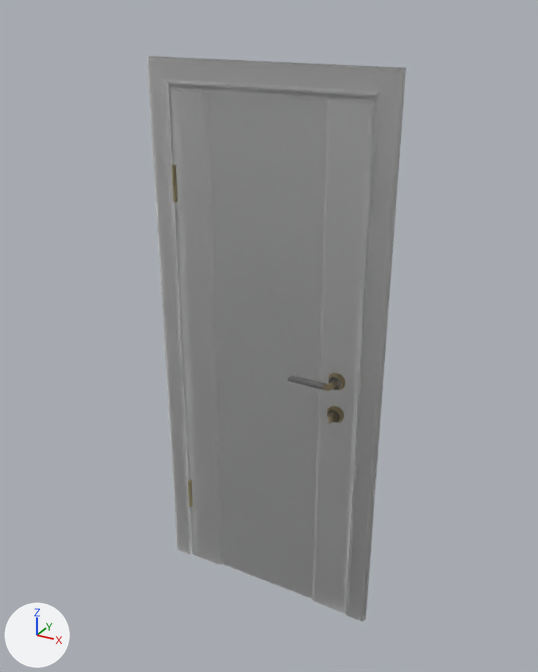
The glTF model public/models/door.glb: old version first, new version second.
Rendered twice from a camera (50 mm lens) standing at (33.1, -58.5, 61.0) and looking at (0.1, 1.5, 31.1). Arrows for +X, +Y and +Z are at lower left; the lights stay in place. Vertices at the same position are counted once.

Script lines for the objects in view, before the commit:
```python
mat_white = principled_material('White')
mat_white.base_color = (0.742, 0.742, 0.742)  # light grey #e0e0e0
mat_white.roughness = 0.778
mat_white.transmission_weight = 1.0
me_door_interior_storm_3_n250323 = bpy.data.meshes.new('Door Interior Storm-3 N250323')
me_door_interior_storm_3_n250323.from_pydata(...)  # 4703 vertices, 9216 faces; spans x -12.5..12.5, y -1.8..1.8, z 0.0..57.0
# faces by material slot: [678, 46, 1288, 5140, 2064]
me_door_interior_storm_3_n250323.materials.append(mat_wood)  # white #e6e6e6
me_door_interior_storm_3_n250323.materials.append(mat_white)  # light grey #e0e0e0
me_door_interior_storm_3_n250323.materials.append(mat_metal)  # grey #8e8e8e
me_door_interior_storm_3_n250323.materials.append(mat_steel)  # beige #c1b288
me_door_interior_storm_3_n250323.materials.append(mat_chrome)  # light grey #e3e3e3
ob_door_interior_storm_3_n250323 = bpy.data.objects.new('Door Interior Storm-3 N250323', me_door_interior_storm_3_n250323)
ob_door_interior_storm_3_n250323.location = (0.0, 0.0, 0.0)
```
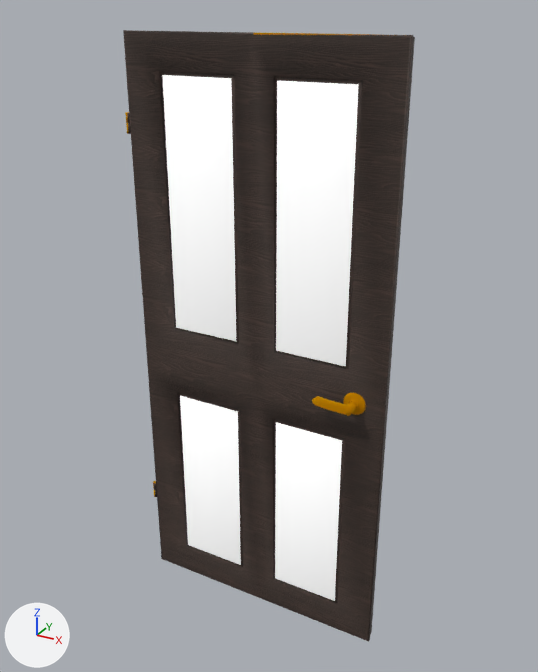
What differs and where, as boxes (x1, y1, x2, y2) in the pictures (538 x 672 px):
'Door Interior Storm-3 N250323', surface changed, reshaped, moved, turned, rescaled: before (147, 56, 406, 621); after (123, 30, 415, 642)
part 1 of me_door_interior_storm_3_n250323, deleted: before (147, 56, 406, 621)
part 2 of me_door_interior_storm_3_n250323, built on: before (168, 83, 376, 613); after (123, 30, 415, 642)

Patch to the scene script:
```diff
--- a/public/models/door.glb.py
+++ b/public/models/door.glb.py
@@ img_metal034_1k_color @@
+img_metal034_1k_color = load_image('Metal034_1K_Color', '_unpacked/Metal034_1K_Color', 1024, 1024, 'sRGB')
@@ img_metal042a_1k_metalness_1k_metallic_gold_roughness @@
+img_metal042a_1k_metalness_1k_metallic_gold_roughness = load_image('Metal042A_1K_Metalness-1K-Metallic_gold_Roughness', '_unpacked/Metal042A_1K_Metalness-1K-Metallic_gold_Roughness', 1024, 1024, 'Non-Color')
@@ img_wood051_1k_color @@
+img_wood051_1k_color = load_image('Wood051_1K_Color', '_unpacked/Wood051_1K_Color', 1024, 1024, 'sRGB')
@@ img_porcelain001_1k_color @@
+img_porcelain001_1k_color = load_image('Porcelain001_1K_Color', '_unpacked/Porcelain001_1K_Color', 1024, 1024, 'sRGB')
@@ mat_white @@
 mat_white = principled_material('White')
-mat_white.base_color = (0.742, 0.742, 0.742)  # light grey #e0e0e0
-mat_white.roughness = 0.778
-mat_white.transmission_weight = 1.0
+mat_white.texture = img_porcelain001_1k_color
+mat_white.metallic = 0.242
+mat_white.roughness = 0.887
+mat_white.emission_strength = 0.4
@@ mat_gold1 @@
+mat_gold1 = bpy.data.materials.new('Gold1')
+# uses the picture img_metal034_1k_color
+# uses the picture img_metal042a_1k_metalness_1k_metallic_gold_roughness
@@ mat_base @@
+mat_base = principled_material('Base')
+mat_base.texture = img_wood051_1k_color
@@ me_door_interior_storm_3_n250323 @@
 # used by ob_door_interior_storm_3_n250323; location = (0.0, 0.0, 0.0)
-me_door_interior_storm_3_n250323.from_pydata(...)  # 4703 vertices, 9216 faces; spans x -12.5..12.5, y -1.8..1.8, z 0.0..57.0
-me_door_interior_storm_3_n250323.materials.append(mat_wood)  # white #e6e6e6
+me_door_interior_storm_3_n250323.from_pydata(...)  # 756 vertices, 1456 faces; spans x -33.0..59.7, y -103.8..97.3, z -8.1..7.6
+# me_door_interior_storm_3_n250323 part 1: 15 loose pieces with 4687 vertices, spanning x -12.5..12.5, y -1.8..1.8, z 0.0..57.0, are deleted
+# me_door_interior_storm_3_n250323 part 2: 16 vertices removed from x -10.6..10.6, y 0.7..1.5, z 0.1..54.8; 756 vertices added at x -33.0..59.7, y -103.8..97.3, z -8.1..7.6
+# me_door_interior_storm_3_n250323 part 3: the surface is now shaded smooth
 me_door_interior_storm_3_n250323.materials.append(mat_white)
-me_door_interior_storm_3_n250323.materials.append(mat_metal)  # grey #8e8e8e
-me_door_interior_storm_3_n250323.materials.append(mat_steel)  # beige #c1b288
-me_door_interior_storm_3_n250323.materials.append(mat_chrome)  # light grey #e3e3e3
+me_door_interior_storm_3_n250323.materials.append(mat_base)  # picture img_wood051_1k_color
+me_door_interior_storm_3_n250323.materials.append(mat_gold1)
@@ ob_door_interior_storm_3_n250323 @@
 ob_door_interior_storm_3_n250323 = bpy.data.objects.new('Door Interior Storm-3 N250323', me_door_interior_storm_3_n250323)
-ob_door_interior_storm_3_n250323.location = (0.0, 0.0, 0.0)
+ob_door_interior_storm_3_n250323.location = (-4.5, 0.0, 30.0)
+ob_door_interior_storm_3_n250323.rotation_euler = (1.571, 0.0, 0.0)  # degrees (90, 0, 0)
+ob_door_interior_storm_3_n250323.scale = (0.3, 0.3, 0.3)
```
